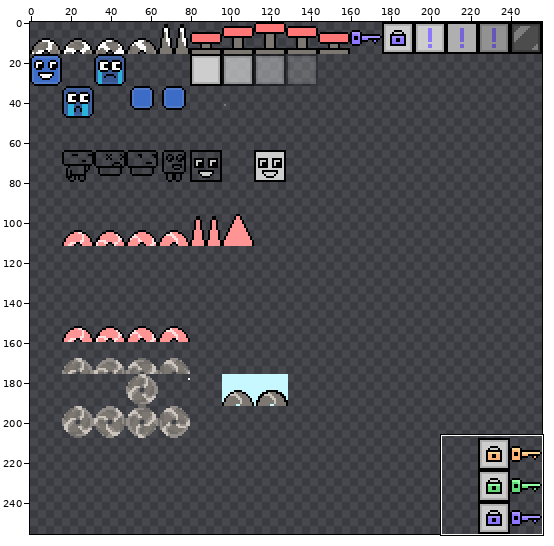
Sprite sheet: assets/object_tilemap.png. The first picture is a wide view before the edit; the outline marks the close-up.
Close-up. Earlier state:
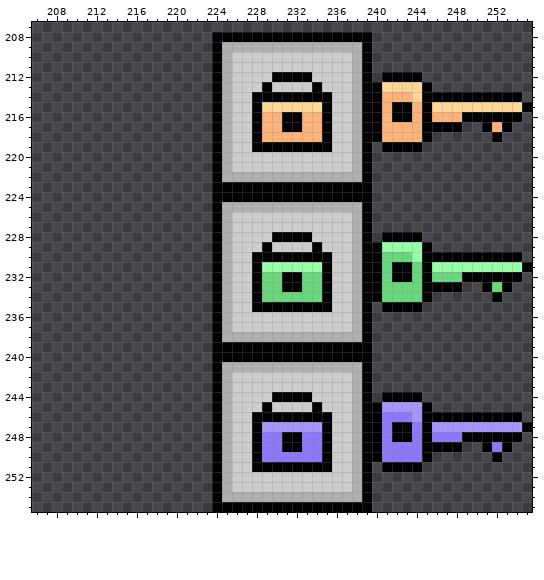
The file is 256x256 pixels. Colours within 5 levels of each other are drawn and written as one. Shown: x 206..255, y 207..255.
Once edited:
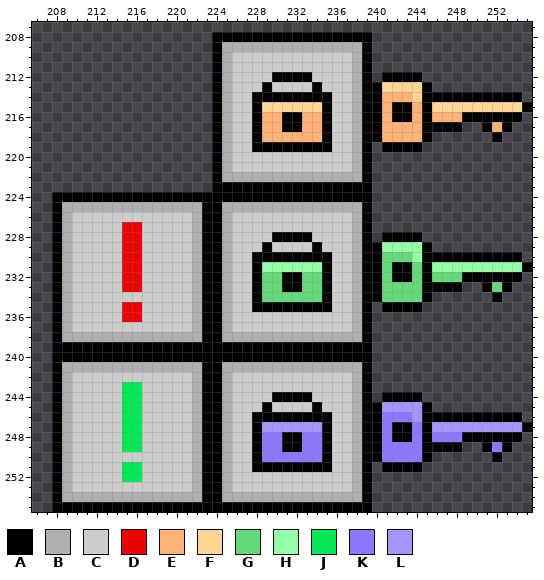
Palette (. is transparent): A #000000  B #afafaf  C #cdcdcd  D #e90303  E #ffb276  F #ffd594  G #65d979  H #94ffa7  J #03e953  K #8e76ff  L #a794ff
Edits made:
The author put colour A in row 224 at x 208 to 223; in rows 225 to 238 at x 208 and 223; in rows 239 to 240 at x 208 to 223; in rows 241 to 254 at x 208 and 223; in row 255 at x 208 to 223.
The author put colour B in row 225 at x 209 to 222; in rows 226 to 237 at x 209 and 222; in row 238 at x 209 to 222; in row 241 at x 209 to 222; in rows 242 to 253 at x 209 and 222; in row 254 at x 209 to 222.
The author put colour C in row 226 at x 210 to 221; in rows 227 to 233 at x 210 to 214 and 217 to 221; in row 234 at x 210 to 221; in rows 235 to 236 at x 210 to 214 and 217 to 221; in row 237 at x 210 to 221; in row 242 at x 210 to 221.
The author put colour C in rows 243 to 249 at x 210 to 214 and 217 to 221; in row 250 at x 210 to 221; in rows 251 to 252 at x 210 to 214 and 217 to 221; in row 253 at x 210 to 221.
The author put colour D in rows 227 to 233 at x 215 to 216; in rows 235 to 236 at x 215 to 216.
The author put colour J in rows 243 to 249 at x 215 to 216; in rows 251 to 252 at x 215 to 216.
Changed places in both close-ups, as pixel boxes (x1, y1, x2, y2):
added: (52, 192, 212, 512)
